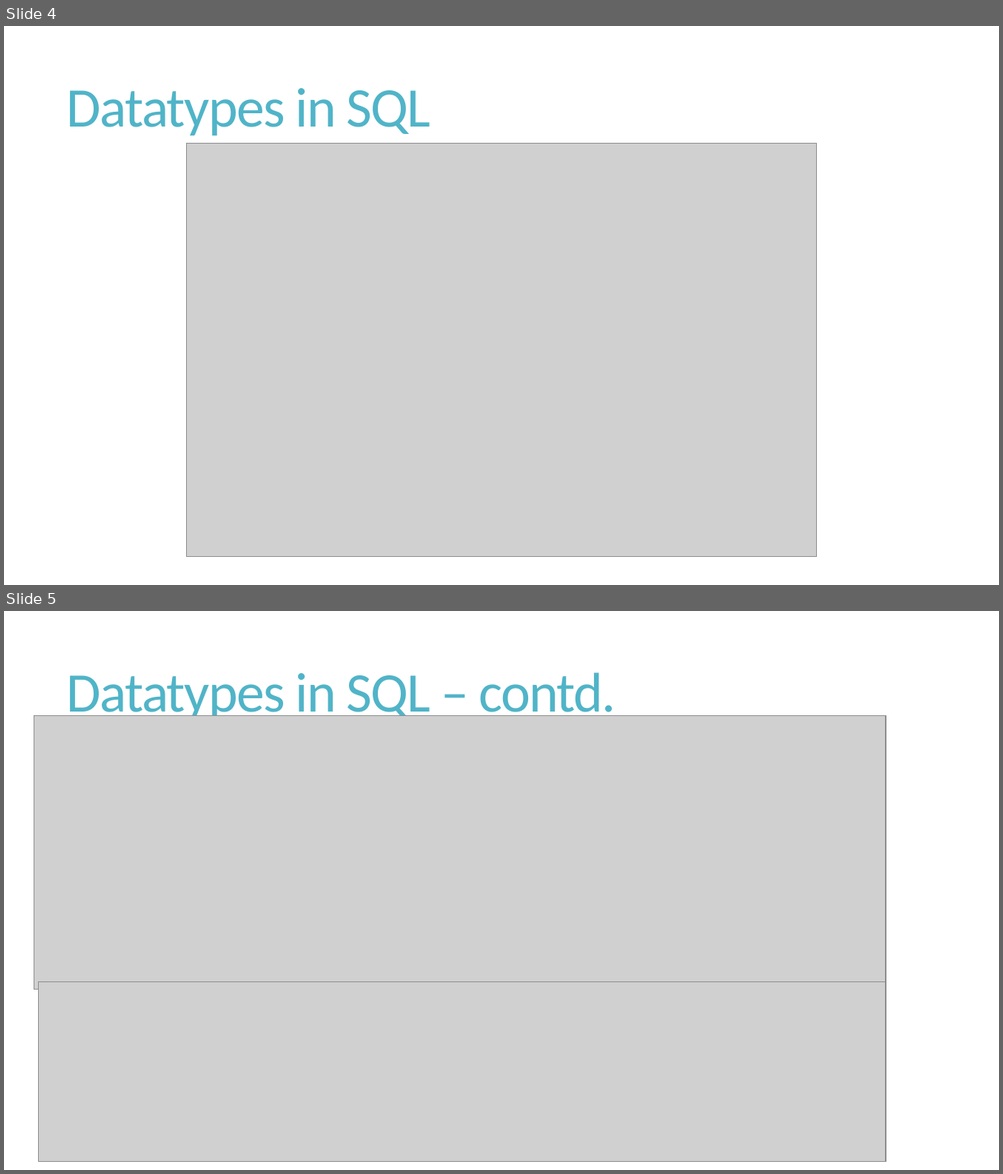
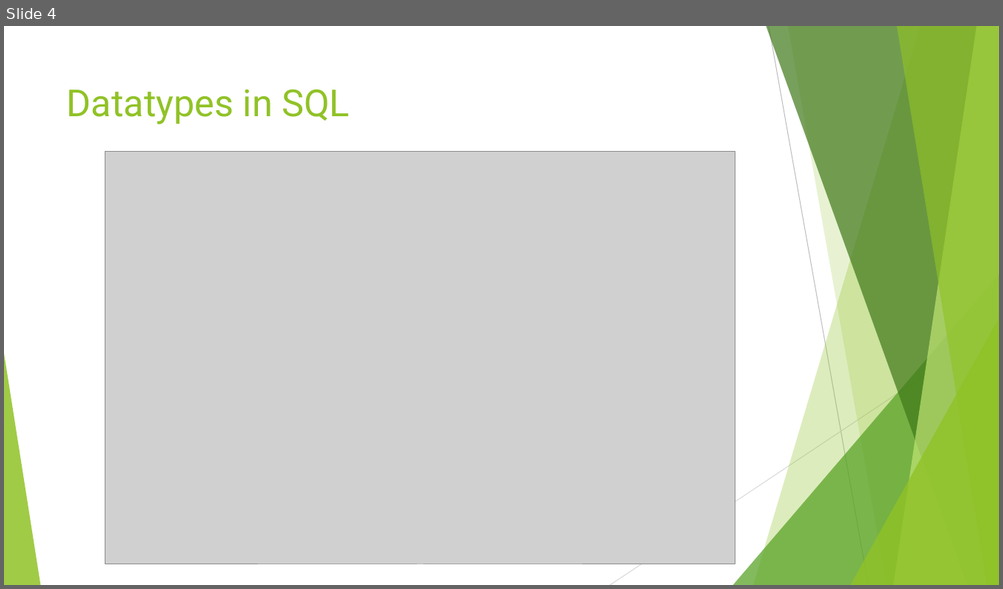
Before and after one commit to ubaid-shah/SQL-repository, a slide deck: SQL-Introduction.pptx. Shown one above the other, each under a label of ours: slides 4 and 5 before the commit, slide 4 after it. The pictures are 1003x1174 and 1003x589 pixels, drawn with LibreOffice and Linux fonts; fonts in the diff are those of the drawing; grey boxes stand for pictures. Boxes give left, top, right and bottom in pixels: in the first picture for what was removed or moved away, otherwise in the second. Text is boxed around its words. In the diff, an @@ line names an element or a change of style, - is before the commit and + after.

```diff
--- a/SQL-Introduction.pptx
+++ b/SQL-Introduction.pptx
@@ slide 5 removed at [4, 611, 999, 1170], background #FFFFFF @@
@@ title removed at [67, 672, 616, 724] @@
-Datatypes in SQL – contd.
@@ picture removed at [34, 715, 886, 990] @@
@@ picture removed at [38, 982, 885, 1162] @@
@@ slide 4 changed as well @@
@@ title "Datatypes in SQL" at [67, 89, 350, 124]: size 54 to 36 pt, font Calibri to Roboto, text colour #50B4C8 to #90C226, letter spacing -1.2 to 0 pt; line spacing 0.85 to 1; vertical alignment middle to top @@
@@ picture: place and size @@
-picture at [187, 143, 817, 557]
+picture at [105, 151, 735, 565]
@@ group added at [4, 26, 999, 585]: 5 freeform shapes, 3 triangles, 2 lines @@
```
Also in this commit, not shown: 5 other slides changed, 7 slides added, 2 other slides removed, 5 other files.
